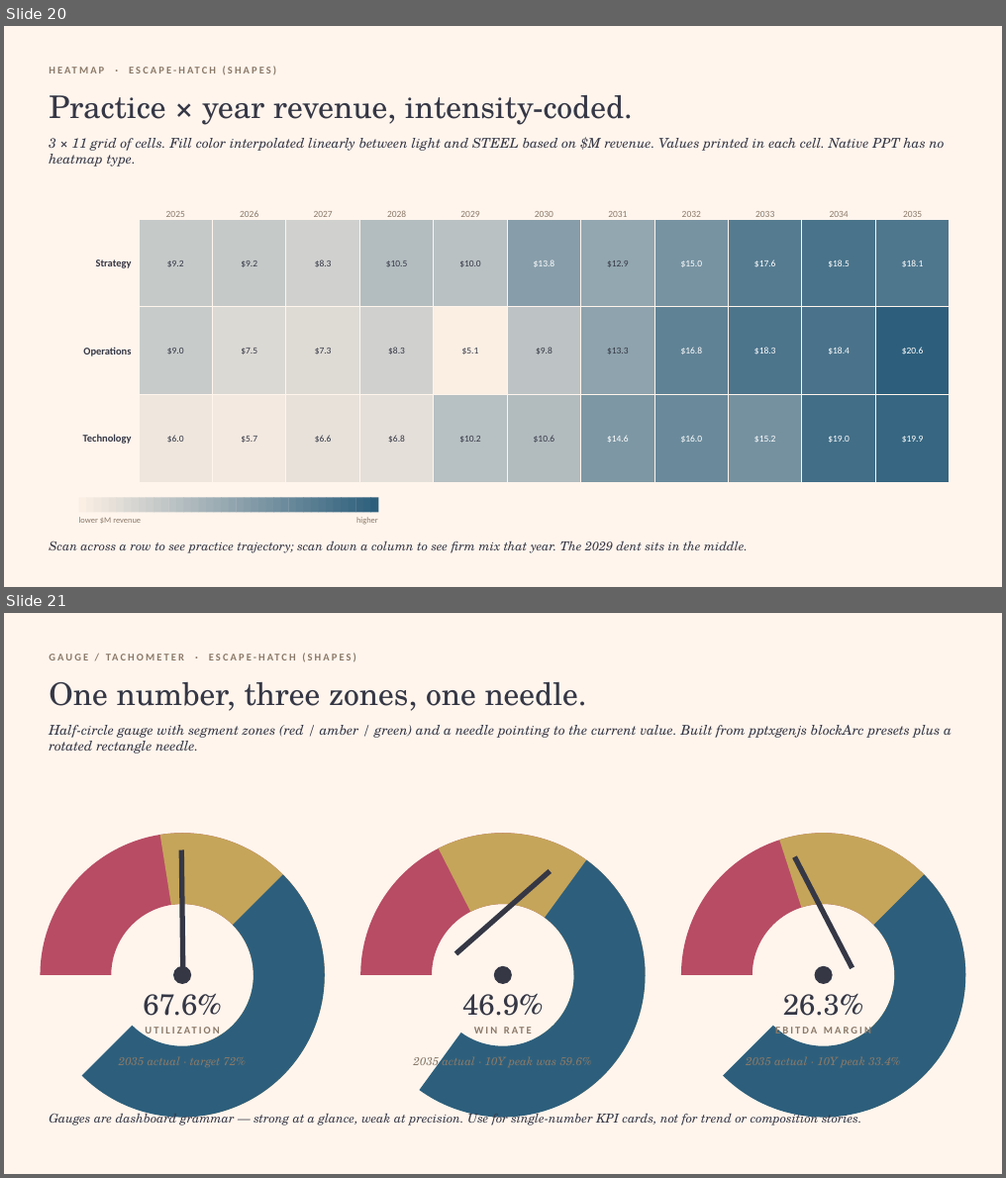
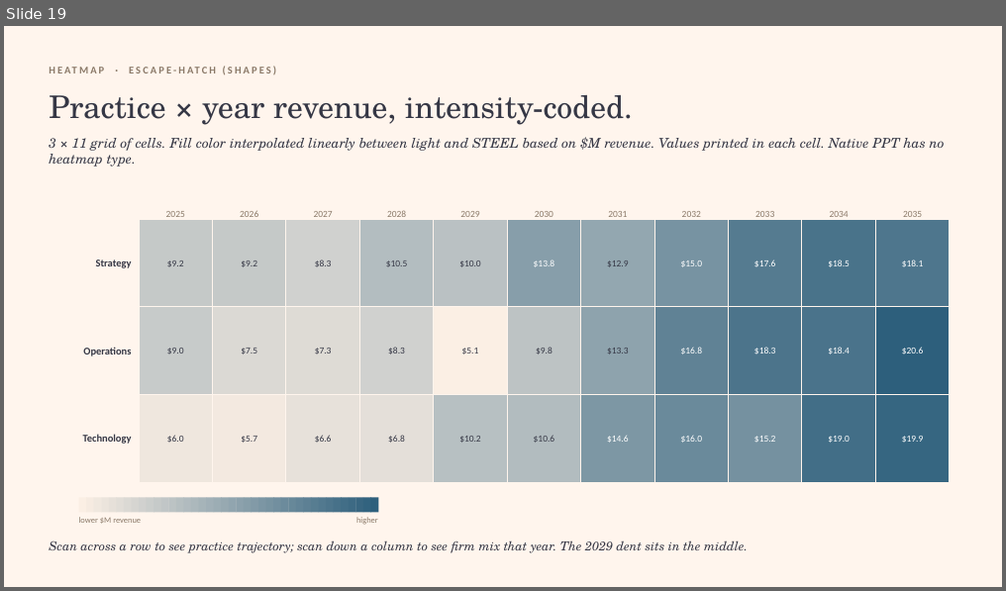
Before and after one commit to nsaperia/claude-pptx-plot, a slide deck: output/audit_deck.pptx. Shown one above the other, each under a label of ours: slides 20 and 21 before the commit, slide 19 after it. The pictures are 1006x1178 and 1006x591 pixels, drawn with LibreOffice and Linux fonts; fonts in the diff are those of the drawing. Boxes give left, top, right and bottom in pixels: in the first picture for what was removed or moved away, otherwise in the second. Text is boxed around its words. In the diff, an @@ line names an element or a change of style, - is before the commit and + after.

```diff
--- a/output/audit_deck.pptx
+++ b/output/audit_deck.pptx
@@ slide 21 removed at <box>4,613,1002,1174</box>, background #FFF5ED @@
@@ text removed at <box>49,651,648,671</box> @@
-GAUGE / TACHOMETER · ESCAPE-HATCH (SHAPES)
@@ text removed at <box>49,682,587,711</box> @@
-One number, three zones, one needle.
@@ text removed at <box>49,725,951,754</box> @@
-Half-circle gauge with segment zones (red / amber / green) and a needle pointing to the current value. Built from pptxgenjs blockArc presets plus a rotated rectangle needle.
@@ arch (boxed as its full ring) removed at <box>4,774,383,1174</box> @@
@@ arch (boxed as its full ring) removed at <box>304,776,701,1174</box> @@
@@ arch (boxed as its full ring) removed at <box>311,784,694,1166</box> @@
@@ arch (boxed as its full ring) removed at <box>623,774,1002,1174</box> @@
@@ arch (boxed as its full ring) removed at <box>20,813,345,1138</box> @@
@@ arch (boxed as its full ring) removed at <box>645,796,1002,1155</box> @@
@@ arch (boxed as its full ring) removed at <box>40,833,325,1118</box> @@
@@ arch (boxed as its full ring) removed at <box>360,833,645,1118</box> @@
@@ arch (boxed as its full ring) removed at <box>681,833,966,1118</box> @@
@@ rectangle removed at <box>179,851,186,975</box> @@
@@ rectangle removed at <box>454,869,551,957</box> @@
@@ rectangle removed at <box>792,857,854,969</box> @@
@@ ellipse removed at <box>173,966,191,984</box> @@
@@ ellipse removed at <box>494,966,512,984</box> @@
@@ ellipse removed at <box>815,966,833,984</box> @@
@@ text removed at <box>143,993,222,1016</box> @@
-67.6%
@@ text removed at <box>462,993,544,1016</box> @@
-46.9%
@@ text removed at <box>783,994,864,1016</box> @@
-26.3%
@@ text removed at <box>70,1024,294,1047</box> @@
-UTILIZATION
@@ text removed at <box>391,1024,616,1047</box> @@
-WIN RATE
@@ text removed at <box>775,1027,871,1038</box> @@
-EBITDA MARGIN
@@ text removed at <box>119,1058,246,1067</box> @@
-2035 actual · target 72%
@@ text removed at <box>414,1055,592,1070</box> @@
-2035 actual · 10Y peak was 59.6%
@@ text removed at <box>746,1057,900,1067</box> @@
-2035 actual · 10Y peak 33.4%
@@ text removed at <box>49,1110,861,1127</box> @@
-Gauges are dashboard grammar — strong at a glance, weak at precision. Use for single-number KPI cards, not for trend or composition stories.
@@ what was slide 20 is now slide 19 @@
```
Also in this commit, not shown: 1 slide added, 1 other slide removed, 5 other files.
